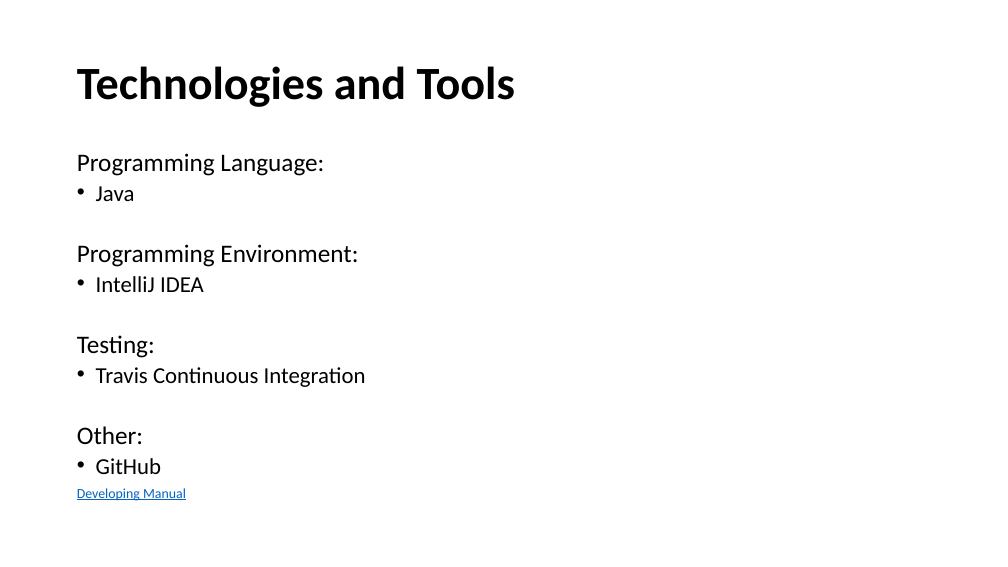
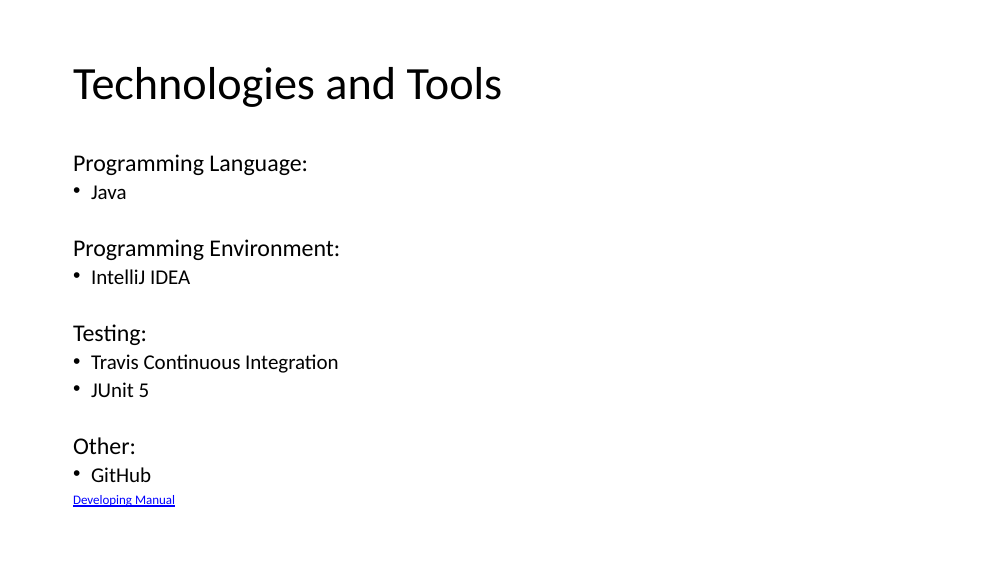
Before and after one commit to Chris-Schaffer/cs414-f18-001-stringCheese, a slide deck: slide 14 of Documents P3/CS 414 Rollerball Project 03.pptx (slide 11 before the commit). Drawn at 1008x567 pixels with LibreOffice and Linux fonts; fonts in the diff are those of the drawing. Boxes give left, top, right and bottom in pixels: in the first picture for what was removed or moved away, otherwise in the second. Text is boxed around its words. In the diff, an @@ line names an element or a change of style, - is before the commit and + after.

```diff
--- a/Documents P3/CS 414 Rollerball Project 03.pptx
+++ b/Documents P3/CS 414 Rollerball Project 03.pptx
@@ title "Technologies and Tools" at [73,67,503,107]: bold off @@
@@ text at [73,154,340,507]: size 24 to 22.8 pt in "Programming Language:", "Programming Environment:", "Testing:", "Other:"; size 21.7 to 19.9 pt in "Java", "IntelliJ IDEA", "Travis Continuous Integration", "GitHub"; size 13.2 to 12.3 pt, text colour #0563C1 to #0000FF in "Developing Manual"; line spacing 0.7 to 0.72; less space between paragraphs; indent changed @@
@@ text at [91,382,150,397]: paragraph added @@
+• JUnit 5
```
Also in this commit, not shown: 9 other slides changed, 3 slides added.
